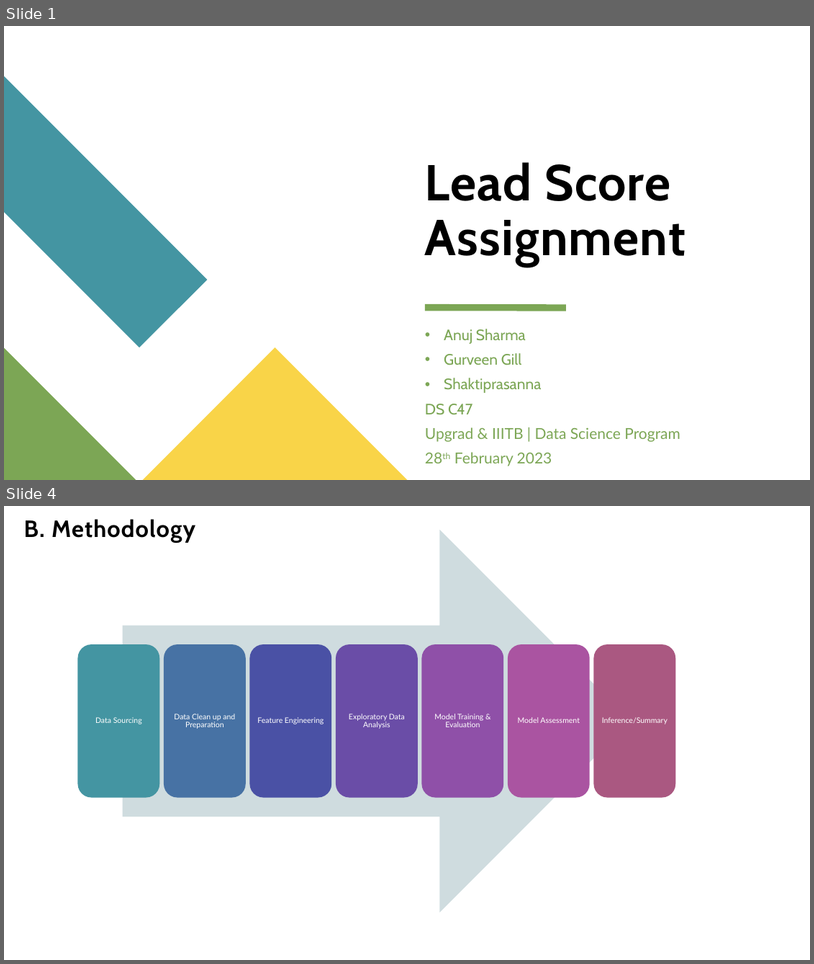
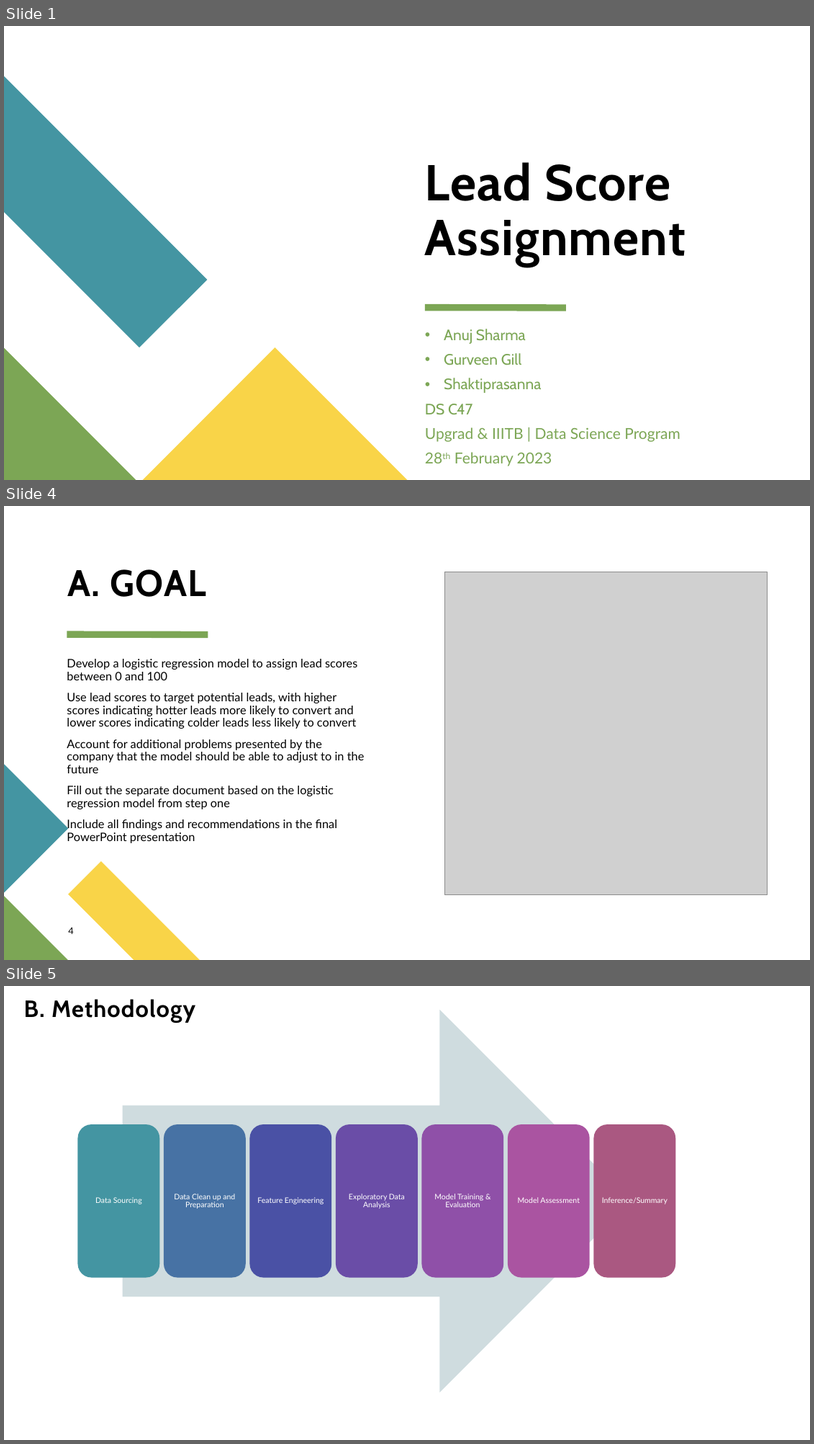
Before and after one commit to AJAnujsharma/LeadScoringCaseStudy, a slide deck: Lead Score Assignment.pptx. Shown one above the other, each under a label of ours: slides 1 and 4 before the commit, slides 1, 4 and 5 after it; the slides between them are not shown. The pictures are 814x964 and 814x1444 pixels, drawn with LibreOffice and Linux fonts; fonts in the diff are those of the drawing; grey boxes stand for pictures. Boxes give left, top, right and bottom in pixels: in the first picture for what was removed or moved away, otherwise in the second. Text is boxed around its words. In the diff, an @@ line names an element or a change of style, - is before the commit and + after.

```diff
--- a/Lead Score Assignment.pptx
+++ b/Lead Score Assignment.pptx
@@ slide 4 added at [4, 506, 810, 960], background #FFFFFF @@
@@ title added at [68, 569, 206, 597], 44 pt, text #000000, bold @@
+A. GOAL
@@ picture added at [445, 572, 767, 894] @@
@@ line added from (67, 634) to (208, 634), #7CA655 8 pt @@
@@ text added at [67, 659, 365, 843], 14 pt, text #000000 @@
+Develop a logistic regression model to assign lead scores between 0 and 100
+Use lead scores to target potential leads, with higher scores indicating hotter leads more likely to convert and lower scores indicating colder leads less likely to convert
+Account for additional problems presented by the company that the model should be able to adjust to in the future
+Fill out the separate document based on the logistic regression model from step one
+Include all findings and recommendations in the final PowerPoint presentation
@@ freeform shape added at [4, 764, 68, 893], fill #4495A2 @@
@@ freeform shape added at [68, 861, 199, 960], fill #F9D448 @@
@@ freeform shape added at [4, 896, 68, 960], fill #7CA655 @@
@@ page number added at [68, 926, 73, 934], 11 pt, text #000000 @@
+4
@@ what was slide 4 is now slide 5 @@
```
Also in this commit, not shown: 5 slides changed, 1 slide removed.
